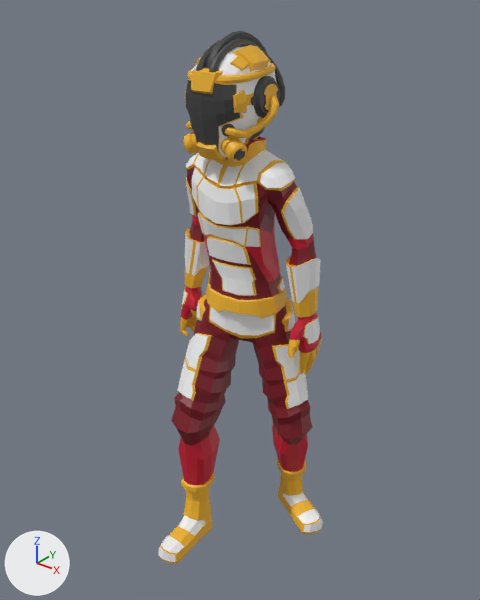
Before and after pictures for a commit that changed the glTF model public/avatares/av-piloto-kart.glb.
One viewpoint serves both versions: a camera (50 mm lens) standing at (1.278, -1.565, 1.989) and looking at (-0.004, 0.037, 0.995). Arrows for +X, +Y and +Z are at lower left; the lights stay in place. The first picture is the older version. Vertices at exactly the same position are counted once.

Names of what the first picture shows: 'SpaceSuit_Body'.
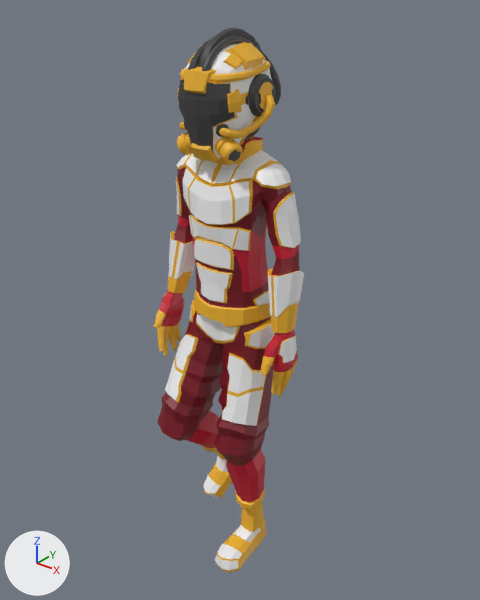
Where the change shows, as pixel boxes (x1, y1, x2, y2) in the pictures (480 x 600 px; the box of a moved part takes in the faces that stretch with it):
'SpaceSuit_Body', reshaped, moved (8% narrower)
    before: (158, 30, 323, 564)
    after: (153, 27, 304, 573)
part 1 of me_cube_002, moved or reshaped
    before: (286, 257, 321, 318)
    after: (267, 269, 304, 333)
part 2 of me_cube_002, moved or reshaped
    before: (185, 228, 209, 288)
    after: (168, 231, 195, 293)
part 3 of me_cube_002, moved or reshaped
    before: (278, 473, 323, 534)
    after: (214, 502, 267, 573)
part 4 of me_cube_002, moved or reshaped
    before: (158, 487, 212, 564)
    after: (204, 451, 232, 498)
part 5 of me_cube_002, moved or reshaped
    before: (185, 46, 276, 157)
    after: (178, 43, 271, 158)
part 6 of me_cube_002, moved or reshaped
    before: (251, 76, 281, 118)
    after: (246, 74, 276, 117)
part 7 of me_cube_002, moved or reshaped
    before: (191, 68, 223, 94)
    after: (184, 67, 216, 94)
part 8 of me_cube_002, moved or reshaped
    before: (220, 136, 247, 163)
    after: (215, 137, 243, 164)
part 9 of me_cube_002, moved or reshaped
    before: (233, 45, 269, 72)
    after: (226, 42, 263, 70)
part 10 of me_cube_002, moved or reshaped
    before: (230, 55, 249, 71)
    after: (223, 53, 243, 70)
part 11 of me_cube_002, moved or reshaped
    before: (261, 50, 271, 63)
    after: (255, 47, 266, 60)
part 12 of me_cube_002, moved or reshaped
    before: (197, 142, 226, 160)
    after: (191, 143, 221, 161)
part 13 of me_cube_002, moved or reshaped
    before: (233, 90, 247, 113)
    after: (227, 89, 241, 113)
part 14 of me_cube_002, moved or reshaped
    before: (183, 131, 199, 154)
    after: (177, 132, 193, 155)
part 15 of me_cube_002, moved or reshaped
    before: (187, 63, 276, 84)
    after: (180, 60, 271, 83)
part 16 of me_cube_002, moved or reshaped
    before: (224, 95, 279, 138)
    after: (219, 93, 275, 138)
part 17 of me_cube_002, moved or reshaped (mostly hidden)
    before: (186, 121, 192, 130)
    after: (179, 122, 186, 130)
part 18 of me_cube_002, moved or reshaped
    before: (171, 30, 322, 492)
    after: (153, 27, 301, 509)

Diff of the bpy script that builds the scene:
```diff
--- a/public/avatares/av-piloto-kart.glb.py
+++ b/public/avatares/av-piloto-kart.glb.py
@@ me_cube_002 @@
-me_cube_002.from_pydata(...)  # 5470 vertices, 10558 faces; spans x -0.26..0.32, y -0.46..0.17, z 0.0..1.85
+me_cube_002.from_pydata(...)  # 5470 vertices, 10558 faces; spans x -0.26..0.28, y -0.29..0.19, z 0.0..1.86
+# me_cube_002 part 1: the loose piece of 84 vertices spanning x 0.17..0.28, y -0.09..0.02, z 0.98..1.19 is multiplied about its middle by the matrix ((1.0, 0.011, 0.02), (-0.014, 0.986, 0.169), (-0.018, -0.169, 0.985)), then moved by (0.0, -0.04, 0.01)
+# me_cube_002 part 2: the loose piece of 84 vertices spanning x -0.25..-0.14, y -0.12..0.01, z 0.97..1.18 is multiplied about its middle by the matrix ((0.993, 0.085, -0.078), (-0.074, 0.988, 0.137), (0.088, -0.13, 0.988)), then moved by (0.0, -0.01, 0.02)
+# me_cube_002 part 3: the loose piece of 146 vertices spanning x 0.07..0.32, y -0.01..0.17, z 0.0..0.28 is multiplied about its middle by the matrix ((0.524, 0.852, 0.14), (-0.863, 0.523, 0.048), (-0.031, -0.144, 0.999)), then moved by (-0.07, -0.2, 0.0)
+# me_cube_002 part 4: the loose piece of 146 vertices spanning x -0.12..-0.01, y -0.46..-0.18, z 0.0..0.27 is multiplied about its middle by the matrix ((0.959, 0.262, 0.014), (-0.214, 0.623, -0.674), (-0.098, 0.751, 0.742)), then moved by (-0.07, 0.33, 0.08)
+# me_cube_002 part 5: the loose piece of 296 vertices spanning x -0.11..0.11, y -0.25..0.03, z 1.49..1.81 is moved by (0.0, 0.04, 0.01)
+# me_cube_002 part 6: the loose piece of 142 vertices spanning x 0.08..0.13, y -0.16..-0.02, z 1.61..1.73 is moved by (0.0, 0.04, 0.02)
+# me_cube_002 part 7: the loose piece of 12 vertices spanning x -0.05..0.06, y -0.26..-0.21, z 1.68..1.76 is moved by (0.0, 0.04, 0.01)
+# me_cube_002 part 8: the loose piece of 234 vertices spanning x 0.03..0.12, y -0.23..-0.16, z 1.5..1.58 is moved by (0.0, 0.04, 0.01)
+# me_cube_002 part 9: the loose piece of 12 vertices spanning x 0.02..0.1, y -0.17..-0.05, z 1.74..1.81 is moved by (0.0, 0.04, 0.02)
+# me_cube_002 part 10: the loose piece of 12 vertices spanning x 0.05..0.09, y -0.19..-0.13, z 1.74..1.79 is moved by (0.0, 0.04, 0.01)
+# me_cube_002 part 11: the loose piece of 12 vertices spanning x 0.03..0.09, y -0.08..-0.01, z 1.75..1.8 is moved by (0.0, 0.04, 0.02)
+# me_cube_002 part 12: the loose piece of 12 vertices spanning x -0.04..0.05, y -0.24..-0.2, z 1.5..1.55 is moved by (0.0, 0.04, 0.01)
+# me_cube_002 part 13: the loose piece of 12 vertices spanning x 0.08..0.12, y -0.22..-0.17, z 1.64..1.71 is moved by (0.0, 0.04, 0.01)
+# me_cube_002 part 14: the loose piece of 234 vertices spanning x -0.11..-0.03, y -0.23..-0.16, z 1.5..1.58 is moved by (0.0, 0.04, 0.01)
+# me_cube_002 part 15: the loose piece of 254 vertices spanning x -0.11..0.12, y -0.24..0.02, z 1.72..1.76 is moved by (0.0, 0.04, 0.01)
+# me_cube_002 part 16: the loose piece of 128 vertices spanning x 0.05..0.16, y -0.23..-0.07, z 1.57..1.68 is moved by (0.0, 0.04, 0.01)
+# me_cube_002 part 17: the loose piece of 128 vertices spanning x -0.15..-0.04, y -0.23..-0.07, z 1.57..1.68 is moved by (0.0, 0.04, 0.01)
+# me_cube_002 part 18: 3088 of 5470 vertices moved; they spanned x -0.26..0.29, y -0.34..0.13, z 0.21..1.85 and now span x -0.25..0.28, y -0.29..0.12, z 0.21..1.86; mean shift (-0.01, -0.01, 0.02); largest move (-0.11, -0.22, 0.22) -> (-0.16, 0.02, 0.35)
+# other edits to the shape of me_cube_002 do not show in these pictures
 me_cube_002.materials.append(mat_scifi_light)
@@ ob_spacesuit_body @@
 ob_spacesuit_body = bpy.data.objects.new('SpaceSuit_Body', me_cube_002)
-ob_spacesuit_body.location = (-0.031, 0.143, 0.001)
+ob_spacesuit_body.location = (-0.011, 0.051, -0.001)
```
